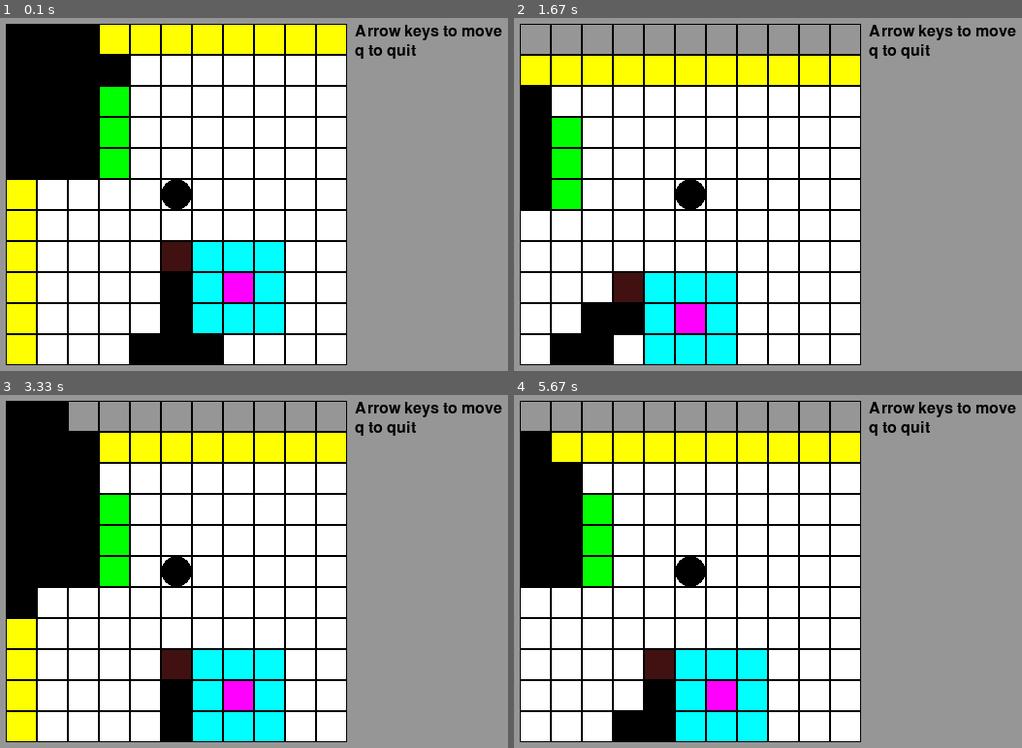
Above: before the commit, frames 1-4 (two rows, left to right).
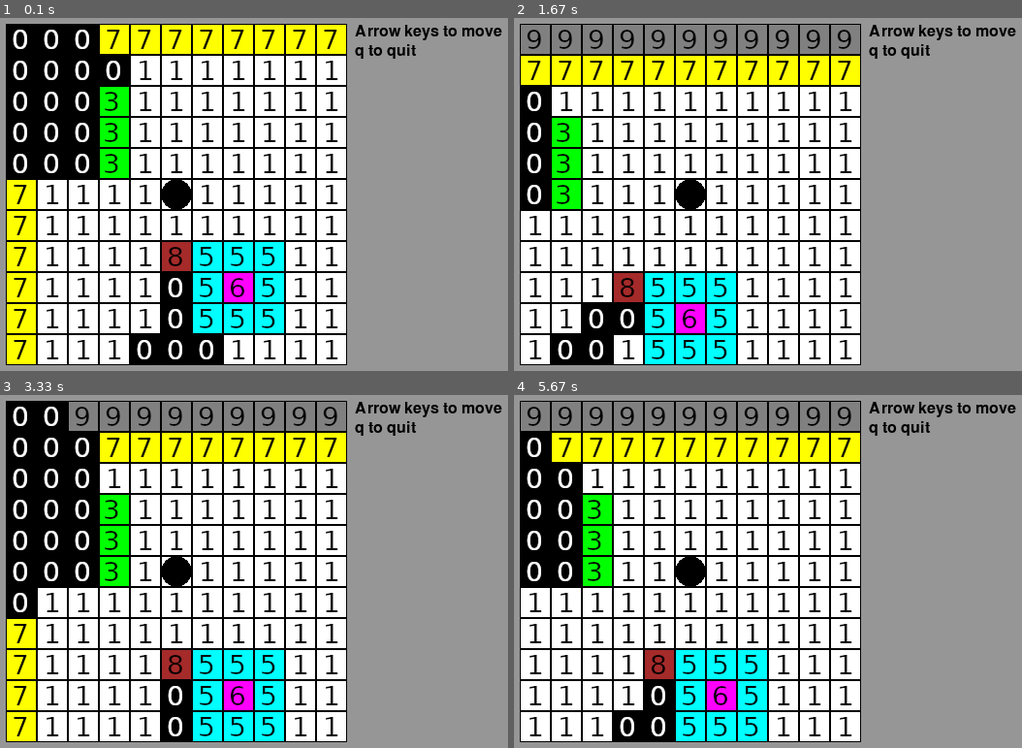
Above: after the commit, the same moments.

Repository: josh-reynolds/Python
Game: pygame game, started from pygame/nulltima/main.py
Same seed, same stepped clock (60 frames per second), same inputs: the game is played once before the commit and once after it.
Inputs:
- Up to frame 1 (0.1 s): no input
- Up to frame 2 (1.67 s): hold Right 0.33-0.8 s; hold Up 0.83-1.13 s; hold Right 1.17-1.63 s
- Up to frame 3 (3.33 s): hold Left 1.67-2.2 s; hold Down 2.23-2.53 s; hold Left 2.57-2.97 s; hold Up from 3 s (still down)
- Up to frame 4 (5.67 s): release Up at 3.37 s; hold Right 3.4-4.03 s; hold Down 4.07-4.43 s; hold Left 4.47-4.93 s; hold Right 4.97-5.43 s; hold Up from 5.47 s (still down)

The runs differ from the first frame. In frame 1, 7.2% of the frame differs, in the area x 2-67%, y 3-97%; in frame 2, 7.2%; in frame 3, 7.5%; in frame 4, 7.3%.

Commit message:
Changing Grid.draw() to draw terrain tile images (and slightly tweaking the basic tiles)

Diff:
--- a/pygame/nulltima/grid.py
+++ b/pygame/nulltima/grid.py
@@ -29,10 +29,10 @@
         for iy, row in enumerate(self.contents):
             for ix, cell in enumerate(row):
                 coord = self.index_to_screen(ix,iy)
-                color = self[ix,iy][0]
+                image = pygame.image.load("./images/" + self[ix,iy][3])
                 if self.is_occluded(ix,iy):
-                    color = BLACK
-                pygame.draw.rect(screen, color, coord)
+                    image = pygame.image.load("./images/tile_0.png")
+                screen.blit(image, coord)
                 pygame.draw.rect(screen, cell, coord, 1)
 
         player_position = self.index_to_screen(self.center[0], self.center[1])
--- a/pygame/nulltima/world.py
+++ b/pygame/nulltima/world.py
@@ -1,20 +1,19 @@
 import unittest
 from common import *
 
-# terrain fields: color, passable?, opaque?
-#    color will be phased out in favor of tile images
+# terrain fields: name, passable?, opaque?, image
 #    I don't think these yet merit a full class - tuple
 #    data records are enough for now
-terrains = {0:(BLACK, False, False),      # occluded color
-            1:(WHITE, True, False),
-            2:(RED, True, False),
-            3:(GREEN, True, True),
-            4:(BLUE, False, False),
-            5:(CYAN, True, False),
-            6:(MAGENTA, True, False),
-            7:(YELLOW, True, False),
-            8:(BROWN, False, True),
-            9:(GREY, False, False)}       # boundary color
+terrains = {0:("Occluded", False, False, "tile_0.png"),
+            1:("Plains", True, False, "tile_1.png"),
+            2:("Light Forest", True, False, "tile_2.png"),
+            3:("Deep Forest", True, True, "tile_3.png"),
+            4:("Water", False, False, "tile_4.png"),
+            5:("Desert", True, False, "tile_5.png"),
+            6:("Swamp", True, False, "tile_6.png"),
+            7:("Hills", True, False, "tile_7.png"),
+            8:("Mountains", False, True, "tile_8.png"),
+            9:("Out of Bounds", False, False, "tile_9.png")}
 
 class World:
     def __init__(self, contents):
Binary file changed: pygame/nulltima/images/tile_0.png
Binary file changed: pygame/nulltima/images/tile_1.png
Binary file changed: pygame/nulltima/images/tile_2.png
Binary file changed: pygame/nulltima/images/tile_3.png
Binary file changed: pygame/nulltima/images/tile_4.png
Binary file changed: pygame/nulltima/images/tile_5.png
Binary file changed: pygame/nulltima/images/tile_6.png
Binary file changed: pygame/nulltima/images/tile_7.png
Binary file changed: pygame/nulltima/images/tile_8.png
Binary file changed: pygame/nulltima/images/tile_9.png
Not shown, changed: pygame/nulltima/notes
